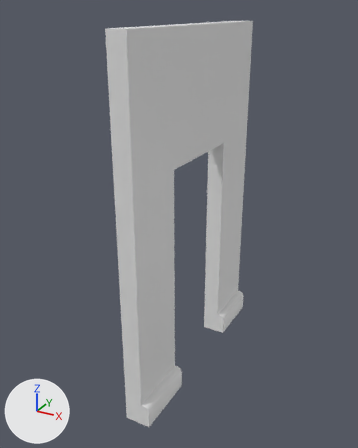
Before and after pictures for a commit that changed the FBX model Assets/Models/Door_Wall.fbx.
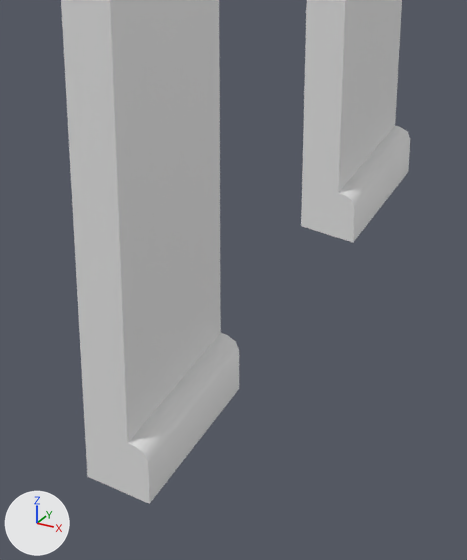
There are two pictures of each version: one whole from a 50 mm camera at (1.89, -2.53, 3.12) aimed at (0.0, 0.89, 1.41), one close up on the part from 27% to 74% of the width and 55% to 100% of the height. The lights are fixed; the arrows at lower left show +X, +Y and +Z. The last two pictures show the newer version. Where no turn or scale is listed for an object, it has been applied to the vertices.

Names of what the first close-up shows: 'Rodapie_L_WallDoor_300x200x15', 'Rodapie_R_WallDoor_300x200x15', 'WallDoor_01_300x200x15'.
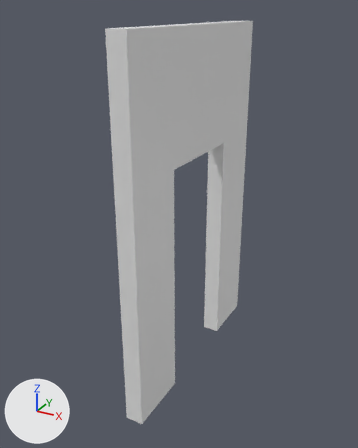
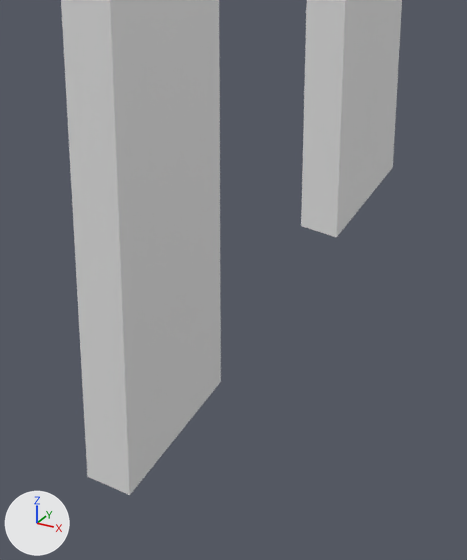
Changed parts and their boxes [x1, y1, x2, y2] in the close-ups (467 x 560 px):
'Rodapie_L_WallDoor_300x200x15', deleted
    before: [128, 333, 239, 504]
'Rodapie_R_WallDoor_300x200x15', deleted
    before: [337, 126, 410, 242]

What the commit changed:
Object 'Rodapie_R_WallDoor_300x200x15' (ob_rodapie_r_walldoor_300x200x15) is deleted.
Object 'Rodapie_L_WallDoor_300x200x15' (ob_rodapie_l_walldoor_300x200x15) is deleted.
